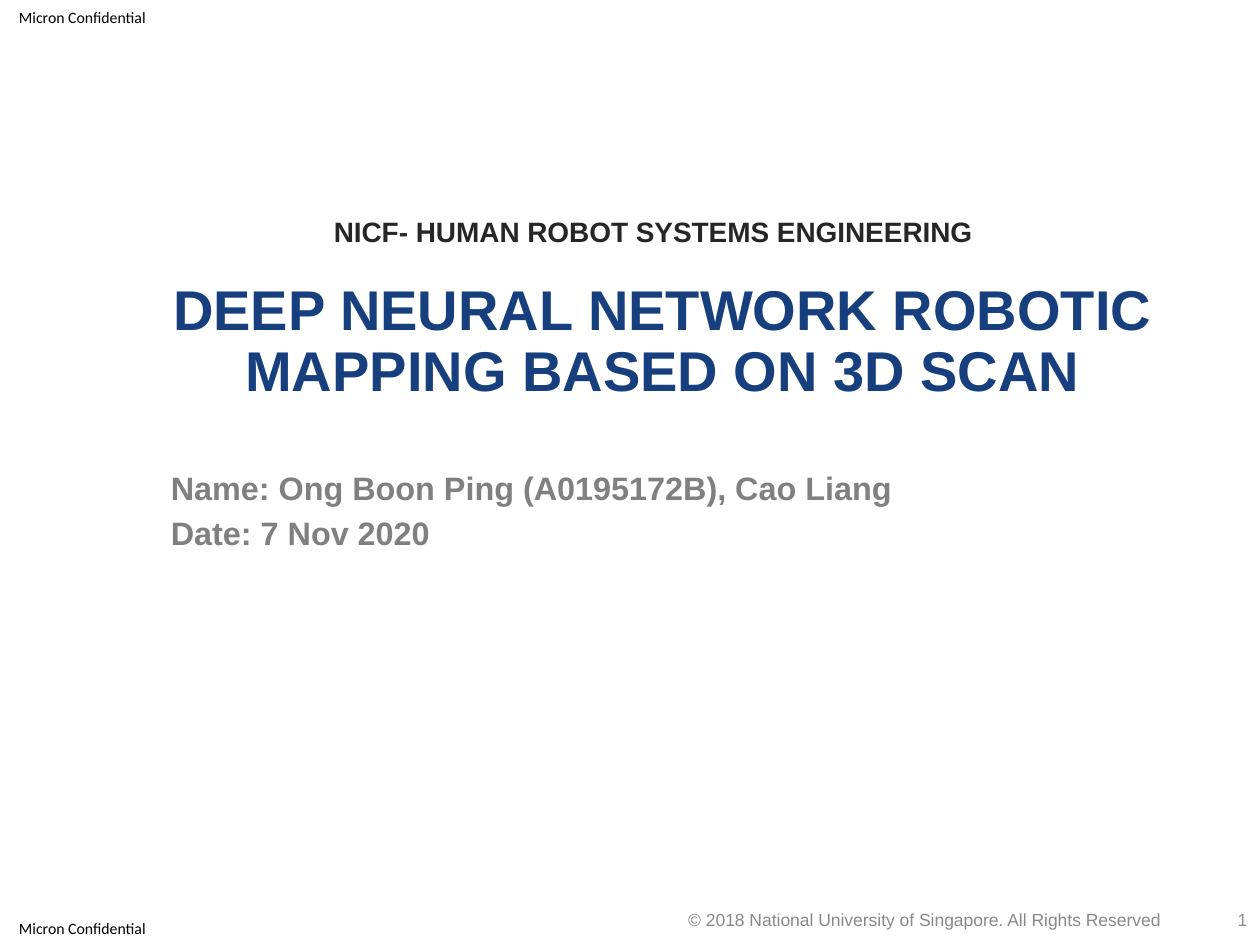
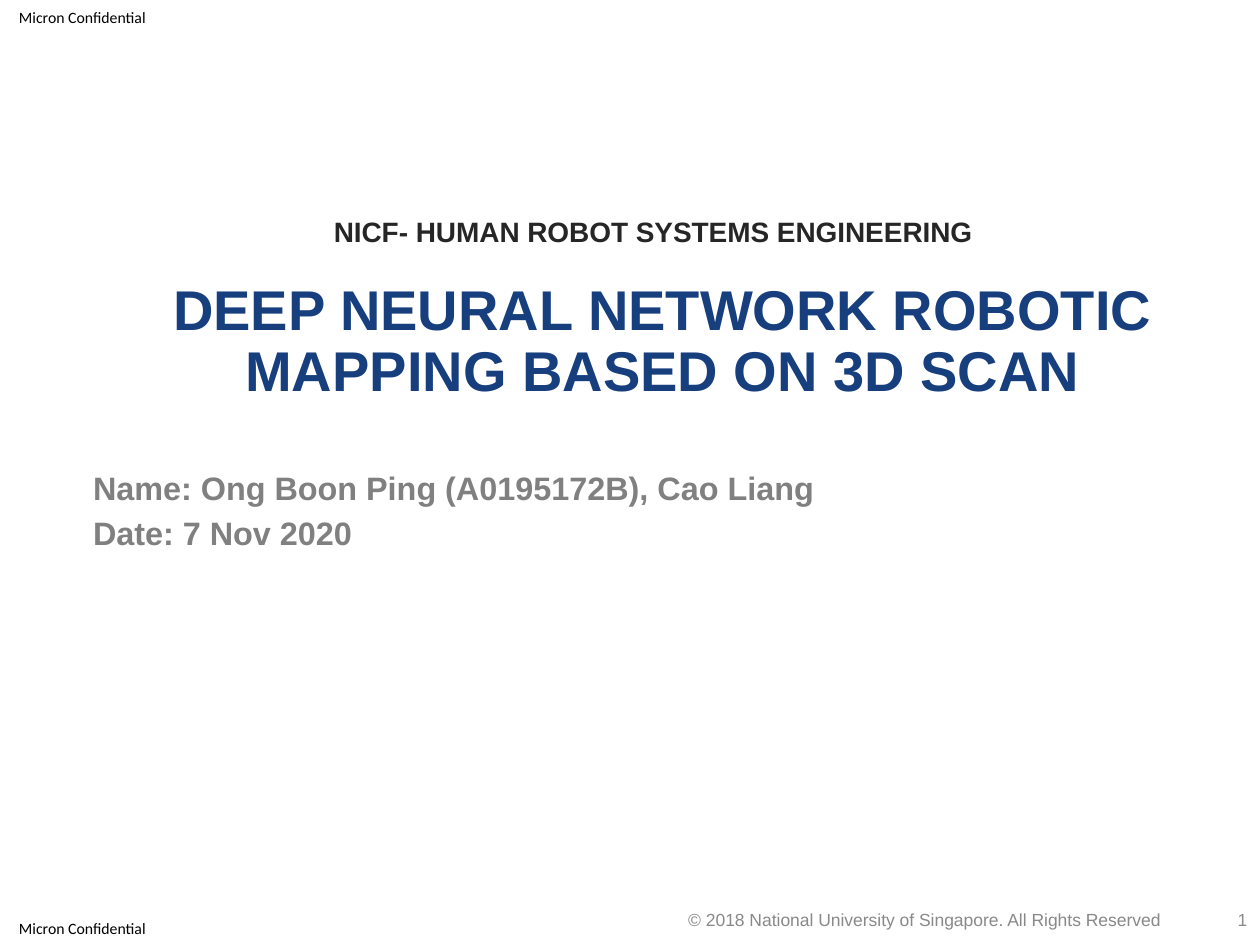
Before and after one commit to optimusium/3dscan, a slide deck: slide 1 of PracticeModule_Presentation.pptx. Drawn at 1260x945 pixels with LibreOffice and Linux fonts; fonts in the diff are those of the drawing; background and template pictures are left out. Boxes give left, top, right and bottom in pixels: in the first picture for what was removed or moved away, otherwise in the second. Text is boxed around its words. In the diff, an @@ line names an element or a change of style, - is before the commit and + after.

```diff
--- a/PracticeModule_Presentation.pptx
+++ b/PracticeModule_Presentation.pptx
@@ text "Name: Ong Boon Ping (A0195172B), ...": place and size @@
-text "Name: Ong Boon Ping (A0195172B), ..." at box(171, 476, 891, 545)
+text "Name: Ong Boon Ping (A0195172B), ..." at box(93, 476, 814, 545)
```
Also in this commit, not shown: 3 other slides changed.
